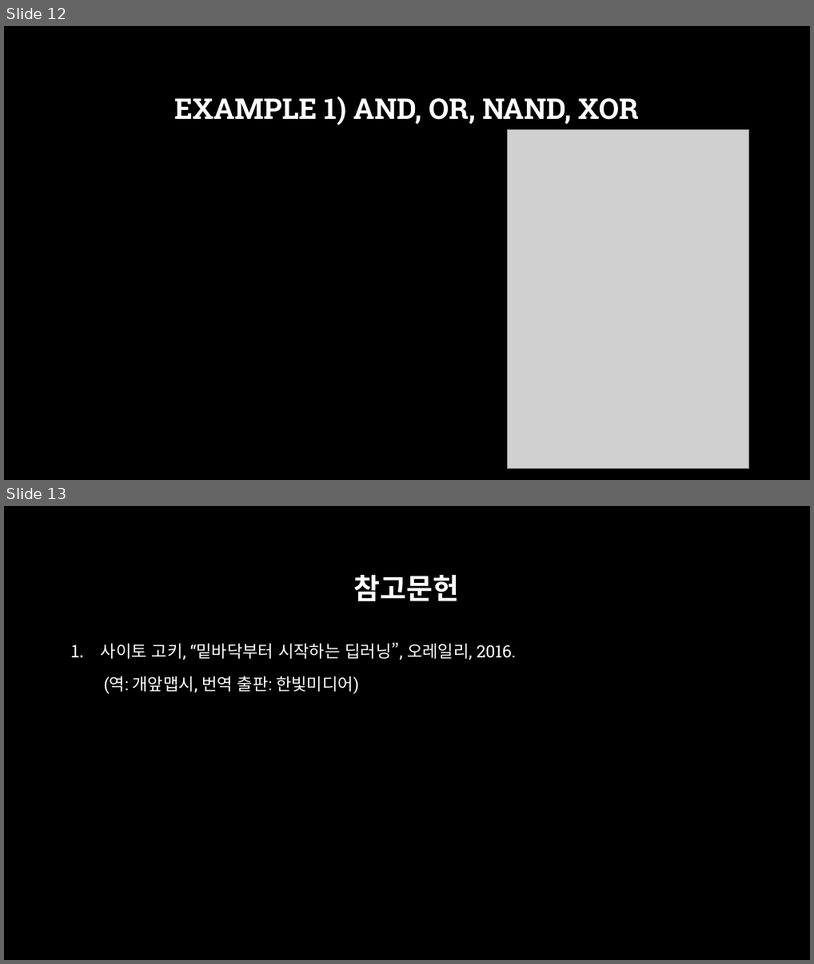
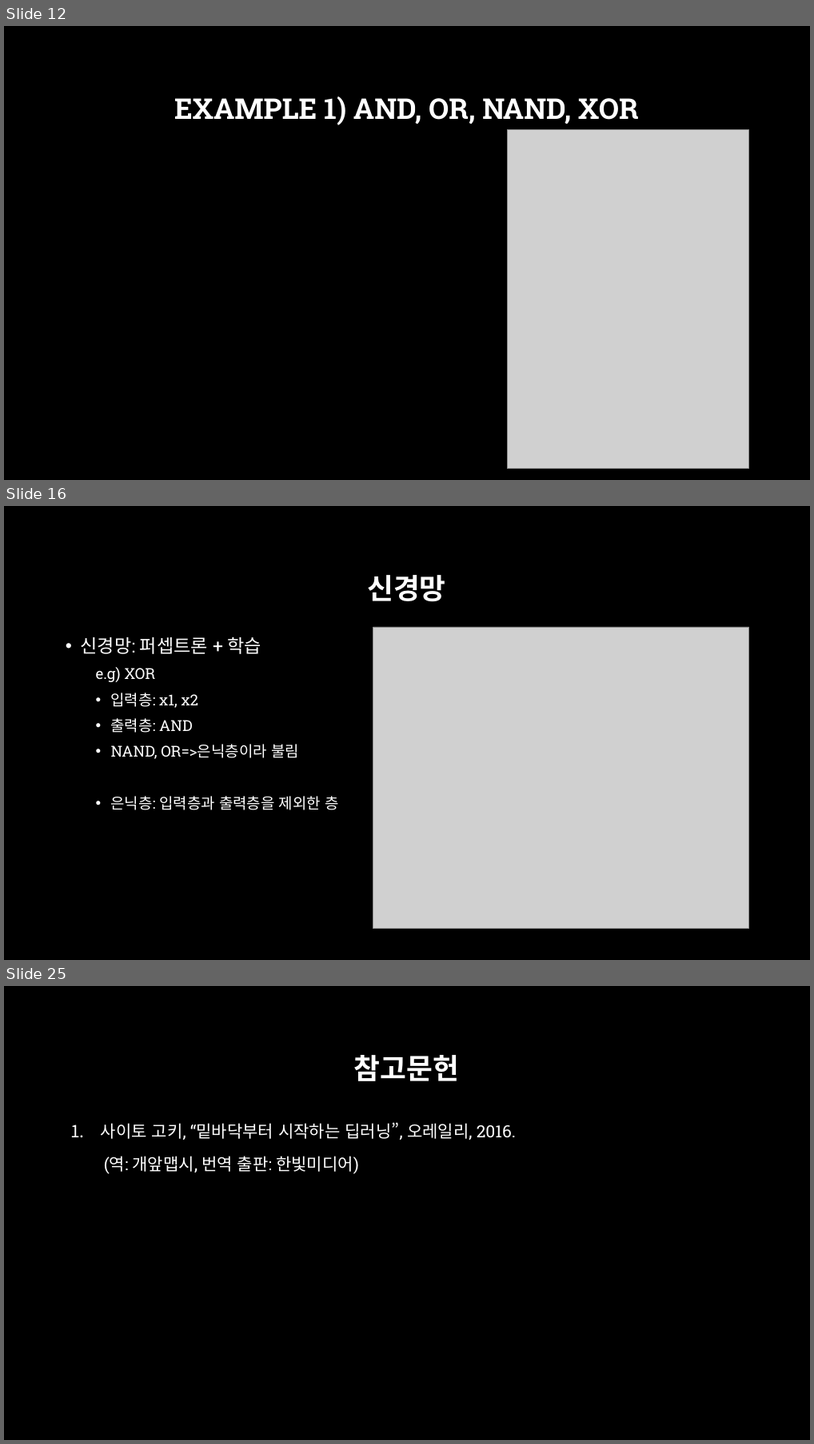
Before and after one commit to across0406/2017-GNU-Science-Camp-of-Computer-Science, a slide deck: ppt/4. 퍼셉트론 및 신경망.pptx. Shown one above the other, each under a label of ours: slides 12 and 13 before the commit, slides 12, 16 and 25 after it; the slides between them are not shown. The pictures are 814x964 and 814x1444 pixels, drawn with LibreOffice and Linux fonts; fonts in the diff are those of the drawing; grey boxes stand for pictures; background and template pictures are left out. Boxes give left, top, right and bottom in pixels: in the first picture for what was removed or moved away, otherwise in the second. Text is boxed around its words. In the diff, an @@ line names an element or a change of style, - is before the commit and + after.

```diff
--- a/ppt/4. 퍼셉트론 및 신경망.pptx
+++ b/ppt/4. 퍼셉트론 및 신경망.pptx
@@ slide 16 added at (4, 506, 810, 960), background picture (left out) @@
@@ title added at (367, 575, 446, 602), 34 pt, text #FFFFFF, bold @@
+신경망
@@ text added at (81, 636, 338, 810), 18 pt, text #FFFFFF @@
+• 신경망: 퍼셉트론 + 학습
+  e.g) XOR
+  • 입력층: x1, x2
+  • 출력층: AND
+  • NAND, OR=>은닉층이라 불림
+  • 은닉층: 입력층과 출력층을 제외한 층
@@ picture added at (374, 627, 750, 928) @@
@@ what was slide 13 is now slide 25 @@
```
Also in this commit, not shown: 5 slides changed, 11 other slides added, 9 other files.
